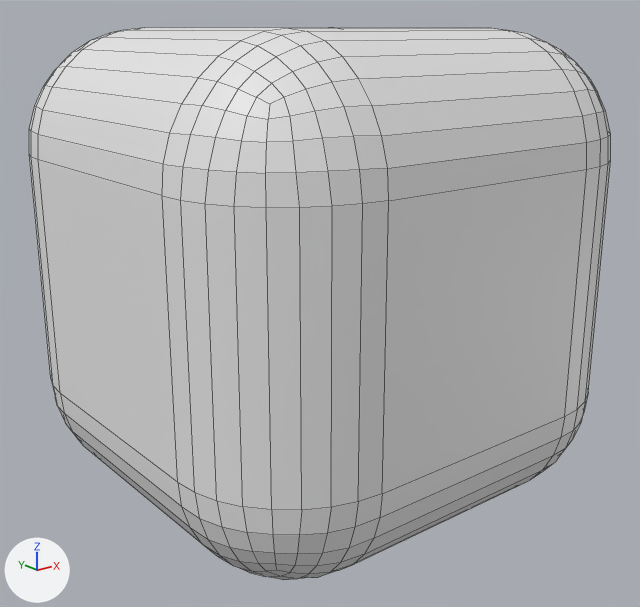
One commit to the OBJ model TrabajoFinal/data/Models/SplitBlock.obj: the scene before it, then after it.
Rendered twice from a 50 mm camera at (-233.0, -296.0, 101.0) aimed at (-1.0, -5.0, -15.0). Arrows for +X, +Y and +Z are at lower left; the lights stay in place. Mesh edges are drawn as thin lines. Where no turn or scale is listed for an object, it has been applied to the vertices.
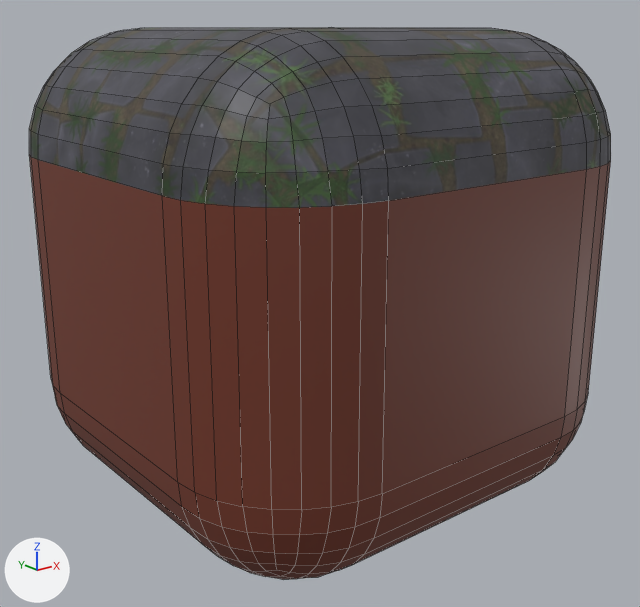
The newer file is also turned or shifted as a whole; pictures and numbers use the older file's frame.

The change, as JSON lines over the scene's bpy script:
```json
{"op": "add", "block": "img_stonetexture_jpg", "code": ["img_stonetexture_jpg = load_image('StoneTexture.jpg', '../Textures/StoneTexture.jpg', 2048, 2048, 'sRGB')"]}
{"op": "add", "block": "mat_material_001", "code": ["mat_material_001 = principled_material('Material.001')", "mat_material_001.texture = img_stonetexture_jpg"]}
{"block": "me_cube", "where": "me_cube.from_pydata(...)  # 488 vertices, 486 faces; spans x -100.0..100.0, y -100.0..100.0, z -100.0..100.0"}
{"op": "add", "block": "me_cube", "code": "me_cube.materials.append(mat_material_001)  # picture img_stonetexture_jpg"}
```

Changed parts and their boxes (x1, y1, x2, y2) in the pictures (640 x 607 px):
```json
{"object": "Cube", "change": "recoloured", "before": [29, 28, 611, 579], "after": [29, 28, 611, 579]}
```
